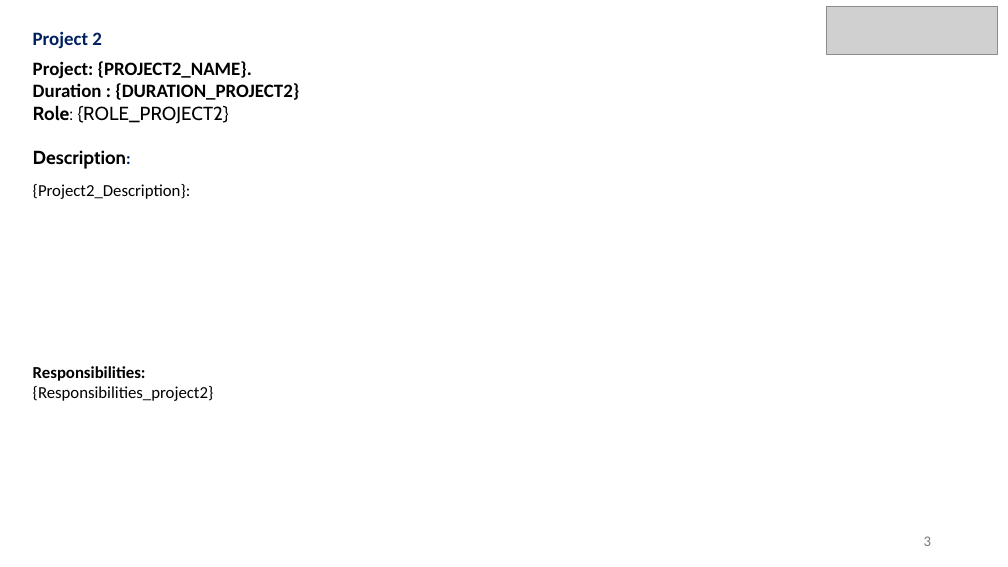
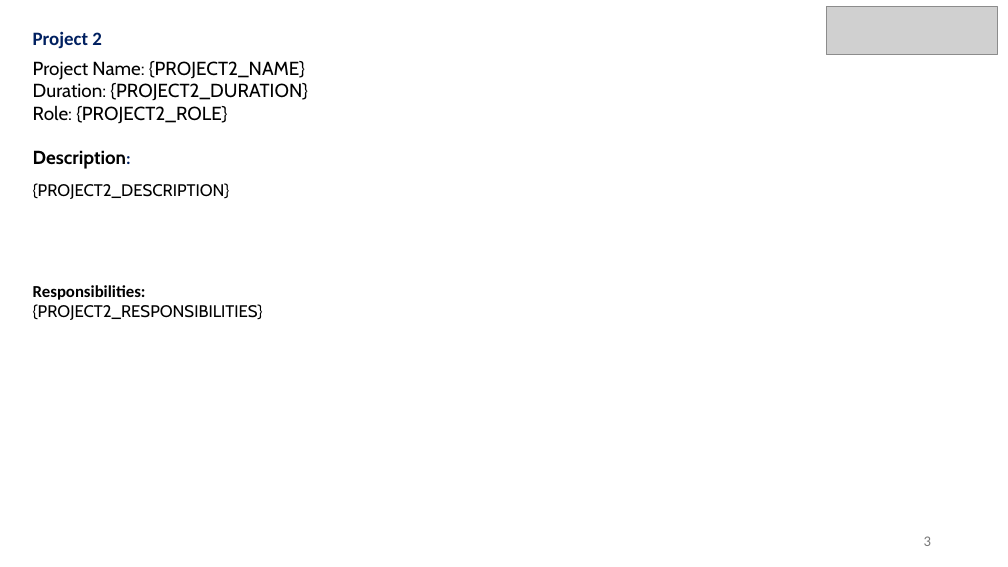
Before and after one commit to mehalisamanta/NexTA, a slide deck: slide 3 of templates/sample_ppt_template.pptx. Drawn at 1008x567 pixels with LibreOffice and Linux fonts; fonts in the diff are those of the drawing; grey boxes stand for pictures. Boxes give left, top, right and bottom in pixels: in the first picture for what was removed or moved away, otherwise in the second. Text is boxed around its words. In the diff, an @@ line names an element or a change of style, - is before the commit and + after.

Commit message:
integrate PPT changes - new template, structured key_projects

```diff
--- a/templates/sample_ppt_template.pptx
+++ b/templates/sample_ppt_template.pptx
@@ text at bbox=[33, 61, 308, 123]: text changed; font Calibri to Cabin; bold off @@
-Project: {PROJECT2_NAME}.
-Duration : {DURATION_PROJECT2}
-Role: {ROLE_PROJECT2}
+Project Name: {PROJECT2_NAME}
+Duration: {PROJECT2_DURATION}
+Role: {PROJECT2_ROLE}
@@ text at bbox=[33, 183, 230, 199]: text changed; font Calibri to Cabin @@
-{Project2_Description}:
+{PROJECT2_DESCRIPTION}
@@ text at bbox=[33, 304, 263, 320]: text changed; font Calibri to Cabin @@
-{Responsibilities_project2}
+{PROJECT2_RESPONSIBILITIES}
```
Also in this commit, not shown: 3 other slides changed, 3 other files.
